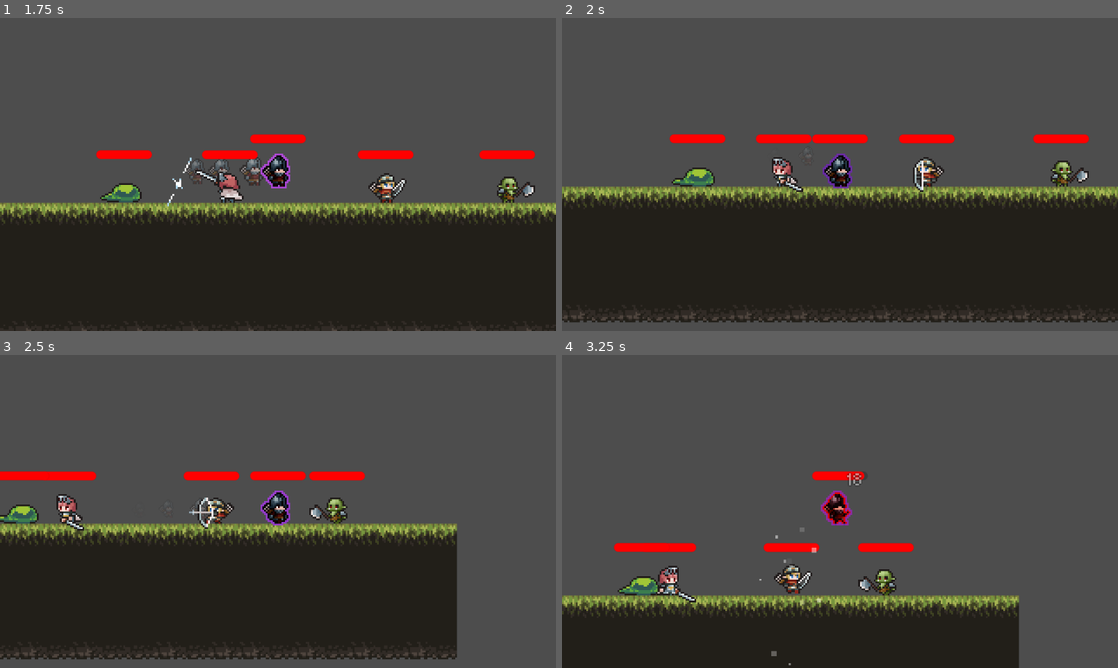
Above: before the commit, frames 1-4 (two rows, left to right).
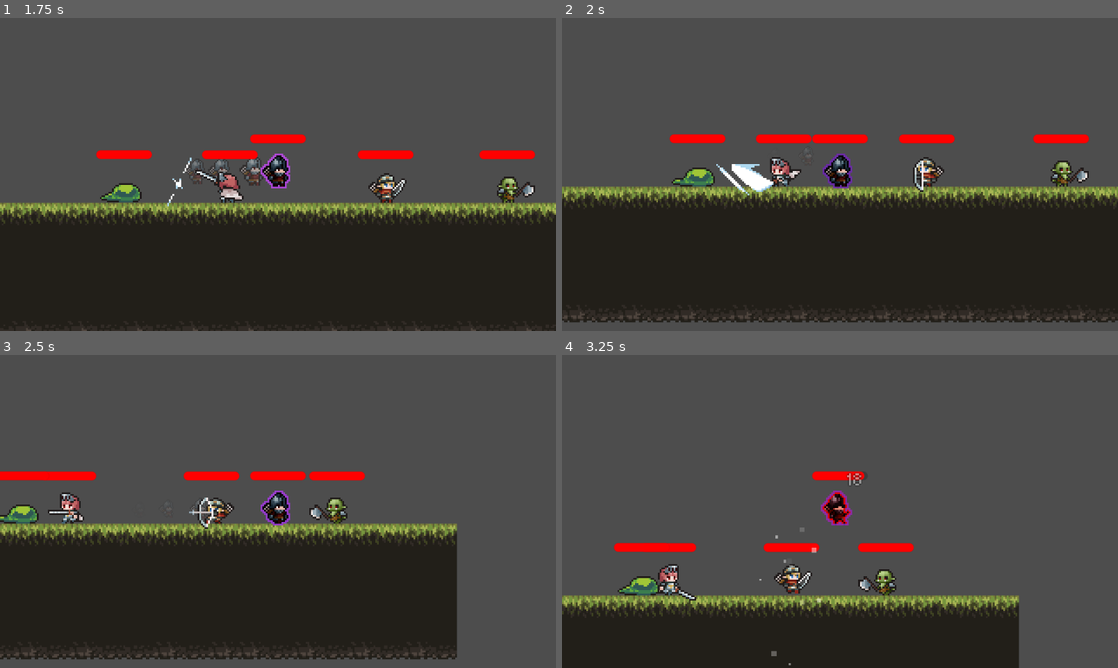
Above: after the commit, the same moments.

Repository: chenyuhang8563/Soul-Hunter
Game: Godot game, scene res://Scenes/test.tscn
Two runs of this game, one before a commit and one after it. Both use one fixed random seed, a clock stepped at 60 frames per second and the inputs below. This scene is started directly instead of the project's main scene.
Inputs (mouse positions are in pixels of both pictures, inside the frame that each line leads up to):
- Up to frame 1 (1.75 s): tap Enter (ui_accept) at 0.5, 0.77, 1.52 s; move the mouse to (400, 158) at 0.52 s; hold Right (ui_right) 0.53-1.28 s; tap Shift (dash) at 0.6, 1.55 s; click (400, 158) at 0.67 s; tap R (detach) at 0.8, 1.35 s; move the mouse to (166, 190) at 1.27 s; hold Down (ui_down) from 1.28 s (still down)
- Up to frame 2 (2 s): keep holding Down (ui_down)
- Up to frame 3 (2.5 s): move the mouse to (333, 442) at 2.02 s; release Down (ui_down) at 2.03 s; hold Right (ui_right) from 2.03 s (still down); tap Shift (dash) at 2.1 s; tap R (detach) at 2.3 s
- Up to frame 4 (3.25 s): move the mouse to (812, 574) at 2.77 s; release Right (ui_right) at 2.78 s; hold Up (ui_up) from 2.78 s (still down); tap R (detach) at 2.85 s; click (812, 574) at 2.92 s; tap Enter (ui_accept) at 3.02 s; tap Shift (dash) at 3.05 s

Frame 1 is identical in both runs. In frame 2, 0.8% of the frame differs, in the area x 27-44%, y 44-57%; in frame 3, 0.4%; in frame 4, 0.3%.

Commit message:
Revert "feat: add posture stun debuff"
This reverts commit a8d11f44e9e94b241153dcfd682877a2183260aa.

Diff:
--- a/Character/Common/Buffs/stunned_buff.gd
+++ /dev/null
@@ -1,35 +0,0 @@
-extends "res://Character/Common/Buffs/buff_effect.gd"
-class_name StunnedBuff
-
-const BuffIconScene := preload("res://Scenes/UI/buff_icon.tscn")
-const StunnedTexture := preload("res://Assets/Sprites/UI/Buffs/stunned.png")
-
-
-func _init() -> void:
-	buff_id = &"stunned"
-	stack_key = &"stunned"
-	display_name = "Stunned"
-	stack_policy = StackPolicy.RESET_DURATION
-	max_stacks = 1
-	setup_duration(3.0)
-
-
-func on_applied(context) -> void:
-	if context == null or context.owner == null:
-		return
-	if context.owner.has_method("set_stunned"):
-		context.owner.set_stunned(true)
-
-
-func on_removed(context) -> void:
-	if context == null or context.owner == null:
-		return
-	if context.owner.has_method("set_stunned"):
-		context.owner.set_stunned(false)
-
-
-func create_icon_instance() -> Node2D:
-	var icon = BuffIconScene.instantiate() as Node2D
-	if icon != null and icon.has_method("set_icon_texture"):
-		icon.set_icon_texture(StunnedTexture)
-	return icon
--- a/Character/Common/attack_module_base.gd
+++ b/Character/Common/attack_module_base.gd
@@ -42,8 +42,6 @@
 
 var parry_window_start := 0.30
 var parry_window_end := 0.40
-var clash_attacker_posture_ratio := 0.2
-var clash_defender_posture_ratio := 0.4
 var _forced_critical_hit_result := -1
 
 func setup(
--- a/Character/Common/character.gd
+++ b/Character/Common/character.gd
@@ -85,7 +85,6 @@
 var run_modifier_controller: RunModifierController = null
 var is_dead := false
 var is_hurt_playing := false
-var is_stunned := false
 var ui_presenter = null
 var _ui_presenter_initialized := false
 var spawn_position := Vector2.ZERO
@@ -495,13 +494,7 @@
 
 func add_posture(amount: float) -> void:
 	if lifecycle_state != null:
-		var resolved_amount := amount
-		if attack_module != null:
-			if is_equal_approx(amount, 20.0):
-				resolved_amount = max_posture * float(attack_module.get("clash_attacker_posture_ratio"))
-			elif is_equal_approx(amount, 40.0):
-				resolved_amount = max_posture * float(attack_module.get("clash_defender_posture_ratio"))
-		lifecycle_state.add_posture(resolved_amount)
+		lifecycle_state.add_posture(amount)
 
 func is_posture_broken() -> bool:
 	return current_posture >= max_posture
@@ -758,8 +751,6 @@
 		buff_controller.update(delta)
 	if is_dead:
 		return
-	if animation_tree != null and not animation_tree.active and not is_action_locked():
-		_restore_animation_tree()
 	if lifecycle_state != null:
 		lifecycle_state.process(delta)
 
@@ -773,7 +764,7 @@
 	return control_state.apply_dash_physics(delta)
 
 func can_start_dash() -> bool:
-	if not dash_enabled or not is_player_controlled or is_dead or is_action_locked():
+	if not dash_enabled or not is_player_controlled or is_dead or is_hurt_playing:
 		return false
 	if dash_time_left > 0.0 or dash_cooldown_left > 0.0:
 		return false
@@ -878,49 +869,6 @@
 	if control_state == null:
 		return false
 	return control_state.is_player_input_blocked()
-
-func is_action_locked() -> bool:
-	return is_hurt_playing or is_stunned
-
-func set_stunned(active: bool) -> void:
-	if active:
-		if dash_time_left > 0.0 or dash_velocity != Vector2.ZERO:
-			finish_dash()
-		if attack_module != null and attack_module.has_method("force_stop"):
-			attack_module.force_stop()
-		if ai_module != null:
-			if ai_module.has_method("interrupt_attack"):
-				ai_module.interrupt_attack()
-			elif ai_module.has_method("force_stop"):
-				ai_module.force_stop()
-		is_stunned = true
-		_set_locomotion_conditions(0.0)
-		velocity.x = 0.0
-		knockback_velocity = 0.0
-		_apply_stunned_pose()
-		return
-	if not is_stunned:
-		return
-	is_stunned = false
-	_restore_animation_tree()
-	call_deferred("_restore_animation_tree")
-	_set_locomotion_conditions(0.0)
-
-func _apply_stunned_pose() -> void:
-	if animation_tree != null:
-		animation_tree.active = false
-	if animation_player == null or not animation_player.has_animation(ANIM_HURT):
-		return
-	animation_player.play(ANIM_HURT)
-	animation_player.seek(0.0, true)
-	animation_player.pause()
-
-func _restore_animation_tree() -> void:
-	if animation_tree == null or is_dead:
-		return
-	animation_tree.active = false
-	animation_tree.active = true
-	animation_tree.advance(0.0)
 
 func _ensure_hint_icon(current_icon: Node2D, texture: Texture2D) -> Node2D:
 	if current_icon == null:
--- a/Character/Common/character_control_state.gd
+++ b/Character/Common/character_control_state.gd
@@ -45,7 +45,7 @@
 	return null
 
 func is_player_input_blocked() -> bool:
-	return owner.is_dead or owner.is_stunned or DialogueManager.is_dialogue_active()
+	return owner.is_dead or DialogueManager.is_dialogue_active()
 
 func try_manual_detach(delta: float) -> void:
 	if not owner.is_player_controlled or owner.is_dead or is_player_input_blocked():
--- a/Character/Common/character_lifecycle.gd
+++ b/Character/Common/character_lifecycle.gd
@@ -1,7 +1,5 @@
 class_name CharacterLifecycle
 extends RefCounted
-
-const StunnedBuffScript := preload("res://Character/Common/Buffs/stunned_buff.gd")
 
 var owner
 var _hazard_check_timer := 0.0
@@ -31,14 +29,6 @@
 	owner.current_posture = minf(owner.max_posture, owner.current_posture + amount)
 	owner.time_since_last_posture_increase = 0.0
 	owner._get_ui_presenter().update_posture(owner.current_posture, owner.max_posture)
-	if owner.current_posture < owner.max_posture:
-		return
-	if owner.buff_controller == null or owner.is_stunned:
-		return
-	if owner.buff_controller.has_buff(&"stunned"):
-		return
-	if owner.has_method("add_buff"):
-		owner.add_buff(StunnedBuffScript.new())
 
 func heal(amount: float) -> void:
 	owner.health.heal(amount)
@@ -59,9 +49,6 @@
 		owner.knockback_velocity = direction * owner.KNOCKBACK_VELOCITY
 	else:
 		owner.knockback_velocity = 0.0
-	if owner.is_stunned:
-		owner.set_stunned(true)
-		return
 	if owner.animation_player == null or not owner.animation_player.has_animation(owner.ANIM_HURT):
 		return
 	owner.is_hurt_playing = true
--- a/Character/Common/character_motion_driver.gd
+++ b/Character/Common/character_motion_driver.gd
@@ -23,11 +23,8 @@
 		owner.move_and_slide()
 		return
 	owner.apply_common_gravity(delta)
-	if owner.is_action_locked():
-		if owner.is_hurt_playing:
-			owner.apply_knockback_physics(delta)
-		else:
-			owner.velocity.x = 0.0
+	if owner.is_hurt_playing:
+		owner.apply_knockback_physics(delta)
 		owner.move_and_slide()
 		return
 	if owner.is_player_controlled:
--- a/Scenes/test.gd
+++ /dev/null
@@ -1,16 +0,0 @@
-extends Node2D
-
-const CHARACTER_NAMES := [&"Soldier", &"Swordsman", &"Orc", &"Archer", &"Slime"]
-
-
-func _ready() -> void:
-	await get_tree().process_frame
-	for character_name in CHARACTER_NAMES:
-		var character := get_node_or_null(String(character_name))
-		if character == null:
-			continue
-		var attack_module = character.get("attack_module")
-		if attack_module == null:
-			continue
-		attack_module.set("clash_attacker_posture_ratio", 1.0)
-		attack_module.set("clash_defender_posture_ratio", 1.0)
--- a/Scenes/test.tscn
+++ b/Scenes/test.tscn
@@ -6,7 +6,6 @@
 [ext_resource type="PackedScene" uid="uid://ehwbvthv2sps" path="res://Character/Swordsman/swordsman.tscn" id="4_ys1qc"]
 [ext_resource type="PackedScene" uid="uid://dlll1sp3vdsb2" path="res://Character/Archer/archer.tscn" id="5_35xla"]
 [ext_resource type="PackedScene" uid="uid://ys25otk3sp5k" path="res://Character/Slime/slime.tscn" id="6_i3aeo"]
-[ext_resource type="Script" path="res://Scenes/test.gd" id="7_f4j1w"]
 
 [sub_resource type="TileSetAtlasSource" id="TileSetAtlasSource_8od7v"]
 texture = ExtResource("1_lc1oi")
@@ -1144,7 +1143,6 @@
 sources/0 = SubResource("TileSetAtlasSource_8od7v")
 
 [node name="test" type="Node2D" unique_id=1561943249]
-script = ExtResource("7_f4j1w")
 
 [node name="TileMapLayer" type="TileMapLayer" parent="." unique_id=1619883683]
 tile_map_data = PackedByteArray("AAAAAAgAAAAAAAIAAAAAAAkAAAAAAAMAAAAAAAoAAAAAAAUAAAABAAgAAAACAAMAAAABAAkAAAACAAMAAAABAA …(2080 unchanged characters)…
--- a/tests/test_character_posture_stun.gd
+++ /dev/null
@@ -1,42 +0,0 @@
-extends GutTest
-
-const SwordsmanScene := preload("res://Character/Swordsman/swordsman.tscn")
-
-
-func before_each() -> void:
-	Engine.time_scale = 1.0
-	get_tree().paused = false
-
-
-func after_each() -> void:
-	Engine.time_scale = 1.0
-	get_tree().paused = false
-
-
-func test_max_posture_applies_stunned_and_recovers_after_three_seconds() -> void:
-	var character = add_child_autofree(SwordsmanScene.instantiate())
-	await get_tree().process_frame
-
-	character.add_posture(character.max_posture)
-
-	assert_true(
-		character.buff_controller != null and character.buff_controller.has_buff(&"stunned"),
-		"Reaching max posture should apply the stunned buff."
-	)
-	assert_eq(character.get("is_stunned"), true, "Reaching max posture should mark the character as stunned.")
-	assert_eq(character.is_action_locked(), true, "Stunned characters should be action locked.")
-	assert_false(
-		character.animation_tree == null or character.animation_tree.active,
-		"Stunned characters should disable the animation tree and hold on the hurt pose."
-	)
-
-	await get_tree().create_timer(3.1, true, false, true).timeout
-	await get_tree().process_frame
-	await get_tree().process_frame
-
-	assert_false(
-		character.buff_controller != null and character.buff_controller.has_buff(&"stunned"),
-		"Stunned should expire after 3 seconds."
-	)
-	assert_eq(character.get("is_stunned"), false, "Characters should leave the stunned state once the buff expires.")
-	assert_eq(character.is_action_locked(), false, "Characters should recover control once stunned expires.")
--- a/tests/test_test_scene_stun_setup.gd
+++ /dev/null
@@ -1,21 +0,0 @@
-extends GutTest
-
-const TestScene := preload("res://Scenes/test.tscn")
-const CHARACTER_NAMES := [&"Soldier", &"Swordsman", &"Orc", &"Archer", &"Slime"]
-
-
-func test_test_scene_sets_all_clash_posture_ratios_to_one() -> void:
-	var scene = add_child_autofree(TestScene.instantiate())
-	await get_tree().process_frame
-
-	for character_name in CHARACTER_NAMES:
-		var character = scene.get_node(String(character_name))
-		assert_not_null(character.attack_module, "%s should initialize its attack module in the test scene." % String(character_name))
-		assert_true(
-			character.attack_module.get("clash_attacker_posture_ratio") == 1.0,
-			"%s should fill the attacker's posture on a single clash." % String(character_name)
-		)
-		assert_true(
-			character.attack_module.get("clash_defender_posture_ratio") == 1.0,
-			"%s should fill the defender's posture on a single clash." % String(character_name)
-		)
Binary file removed: Assets/Sprites/UI/Buffs/stunned.png
Not shown, removed: Assets/Sprites/UI/Buffs/stunned.png.import
Not shown, removed: Character/Common/Buffs/stunned_buff.gd.uid
Not shown, removed: Scenes/test.gd.uid
